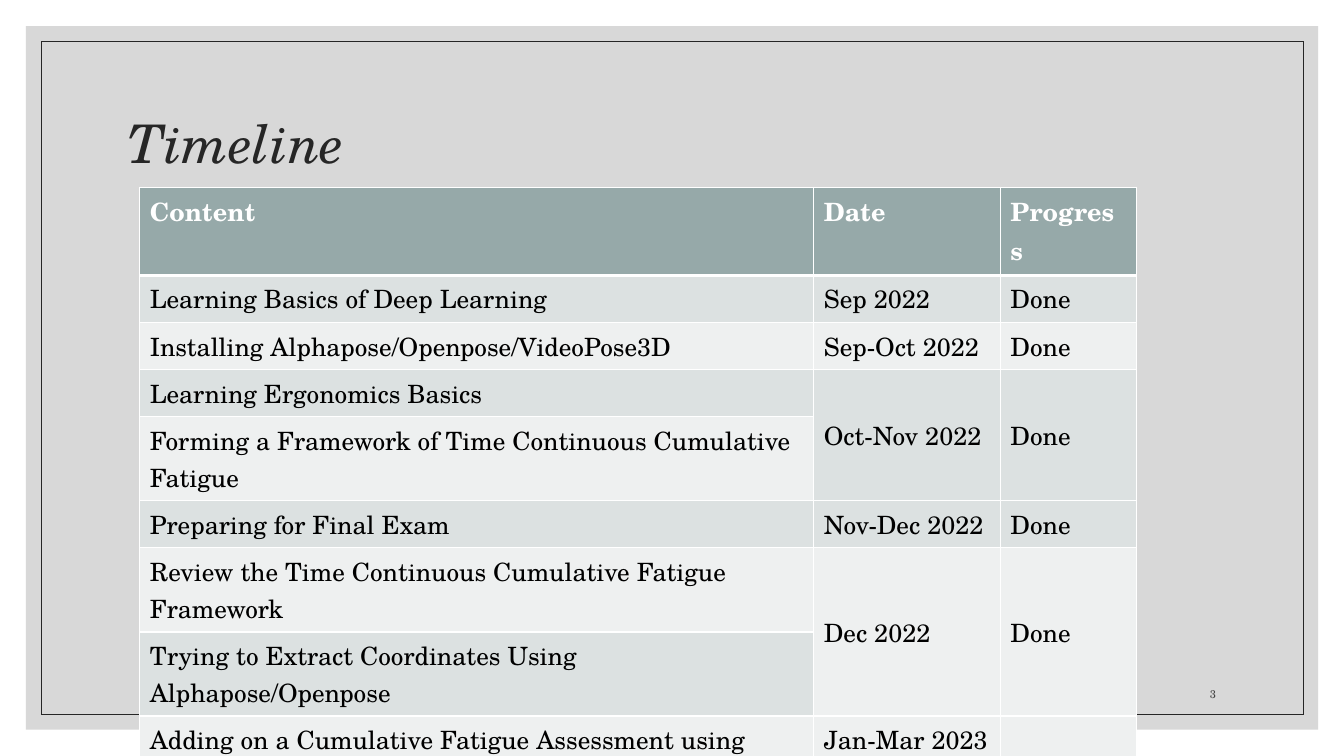
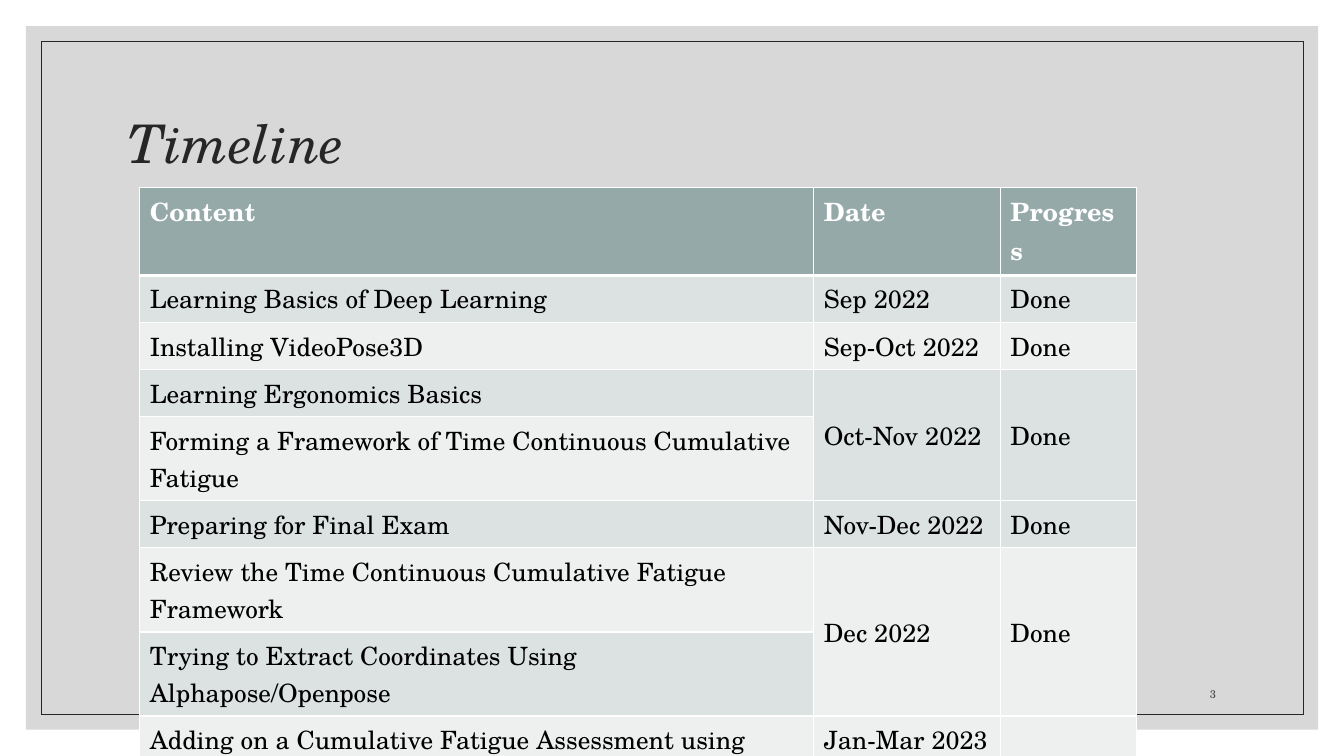
Before and after one commit to Albertlor/URECA, a slide deck: slide 3 of Meeting_Materials/Ergonomics Semester 2 Week 11.pptx. Drawn at 1344x756 pixels with LibreOffice and Linux fonts; fonts in the diff are those of the drawing. Boxes give left, top, right and bottom in pixels: in the first picture for what was removed or moved away, otherwise in the second. Text is boxed around its words. In the diff, an @@ line names an element or a change of style, - is before the commit and + after.

```diff
--- a/Meeting_Materials/Ergonomics Semester 2 Week 11.pptx
+++ b/Meeting_Materials/Ergonomics Semester 2 Week 11.pptx
@@ table at bbox=[140, 188, 1137, 756] @@
-row 3, column 1: Installing Alphapose/Openpose/VideoPose3D
+row 3, column 1: Installing VideoPose3D
-row 9, column 1: Adding on a Cumulative Fatigue Assessment using Alphapose/Openpose with Python
+row 9, column 1: Adding on a Cumulative Fatigue Assessment using VideoPose3D with Python
```
Also in this commit, not shown: 4 other slides changed, 4 slides added, 1 slide removed, 10 other files.
